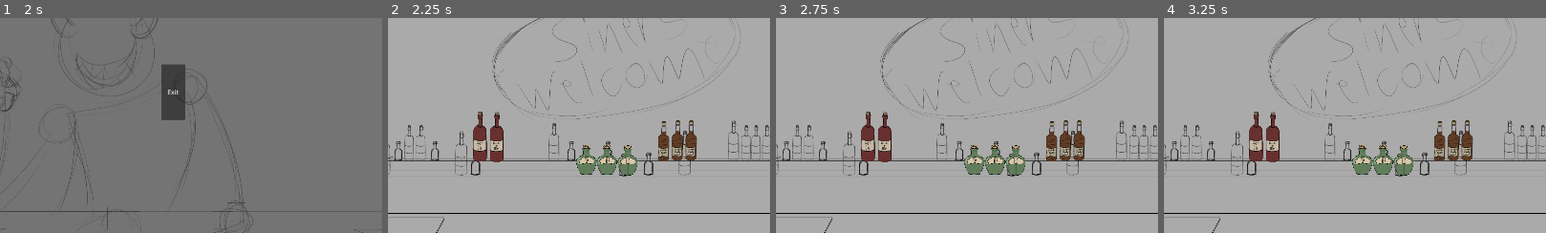
Above: before the commit, frames 1-4 (left to right).
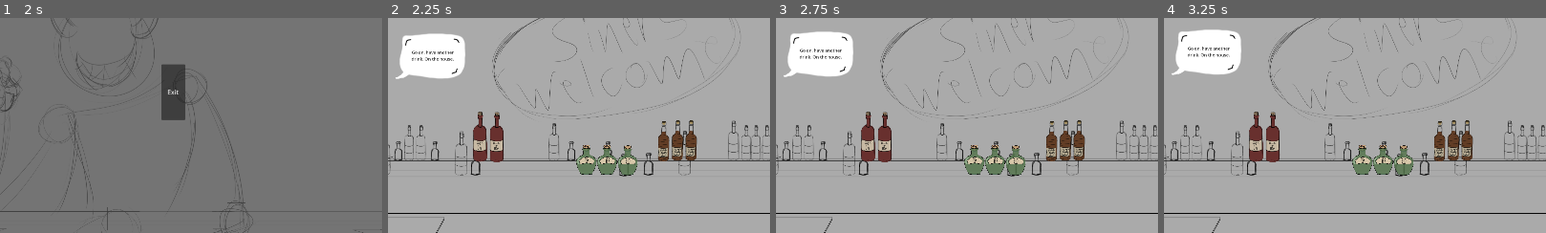
Above: after the commit, the same moments.

Repository: Green-Shirt-Games/GWJ-83
Game: Godot game, scene res://Scenes/master.tscn
Same seed, same stepped clock (60 frames per second), same inputs: the game is played once before the commit and once after it.
Inputs:
- Up to frame 1 (2 s): click "bet $100" at 0.5 s; click "Stand" at 1.25 s
- Up to frame 2 (2.25 s): click "Bar" at 2 s
- Up to frame 3 (2.75 s): no input
- Up to frame 4 (3.25 s): click "BUY" at 2.75 s
The pictures show only the part of the screen within x 36-86%, y 6-56%; the shares and areas given below are measured in that part.

Frame 1 is identical in both runs. In frame 2, 3.2% of the frame differs, in the area x 2-21%, y 7-29%; in frame 3, 3.2%; in frame 4, 3.2%.

Commit message:
I put the win/loss lines in backwards

Diff:
--- a/Scenes/BarScene/bar.tscn
+++ b/Scenes/BarScene/bar.tscn
@@ -18,6 +18,7 @@
 [ext_resource type="Resource" uid="uid://w4fu03yfg1ml" path="res://Scenes/Voicelines/bartender/bartender_key.tres" id="11_dvsn3"]
 [ext_resource type="Texture2D" uid="uid://bumieqx7xvnga" path="res://Assets/Placeholders/bottle_desc.png" id="12_xi3jk"]
 [ext_resource type="Script" uid="uid://cd4blqfmsc722" path="res://Scenes/BarScene/hover_ui.gd" id="13_xkl5v"]
+[ext_resource type="PackedScene" uid="uid://bwuc7joieayh" path="res://Scenes/BarScene/devil_voice_lines.tscn" id="19_n5rgj"]
 
 [sub_resource type="WorldBoundaryShape2D" id="WorldBoundaryShape2D_xr7ad"]
 
@@ -393,3 +394,6 @@
 offset_bottom = -15.683
 text = "100"
 label_settings = SubResource("LabelSettings_0dbcr")
+
+[node name="VoiceLines" parent="." instance=ExtResource("19_n5rgj")]
+position = Vector2(794, 173)
--- a/Scenes/BarScene/devil_voice_lines.tscn
+++ b/Scenes/BarScene/devil_voice_lines.tscn
@@ -140,8 +140,8 @@
 script = ExtResource("1_qjari")
 dealer_blackjack = Array[ExtResource("2_1lxpv")]([ExtResource("3_ng161"), ExtResource("4_66bmf"), ExtResource("5_i0u8b")])
 player_blackjack = Array[ExtResource("2_1lxpv")]([ExtResource("6_4dakb"), ExtResource("7_q1wb1"), ExtResource("8_xwosy")])
-dealer_wins = Array[ExtResource("2_1lxpv")]([ExtResource("9_5kv5o"), ExtResource("10_bqhjx")])
-player_wins = Array[ExtResource("2_1lxpv")]([ExtResource("11_gb3uh"), ExtResource("12_e0tqu"), ExtResource("13_42jo6")])
+dealer_wins = Array[ExtResource("2_1lxpv")]([ExtResource("11_gb3uh"), ExtResource("12_e0tqu"), ExtResource("13_42jo6")])
+player_wins = Array[ExtResource("2_1lxpv")]([ExtResource("9_5kv5o"), ExtResource("10_bqhjx")])
 greetings = Array[ExtResource("2_1lxpv")]([ExtResource("14_mwx2d"), ExtResource("15_pje32")])
 pushes = Array[ExtResource("2_1lxpv")]([ExtResource("16_8f8oh"), ExtResource("17_aql21"), ExtResource("18_rqpqu")])
 player_double_down = ExtResource("19_65i28")
--- a/Scripts/BarScene/devil_voice_lines.gd
+++ b/Scripts/BarScene/devil_voice_lines.gd
@@ -20,6 +20,7 @@
 
 func _ready() -> void:
 	visible = false
+	on_free_drink()
 	#TODO bindings to events
 
 func on_dealer_blackjack():
Not shown: 1 places in Scenes/BarScene/bar.tscn that only renumber resources
